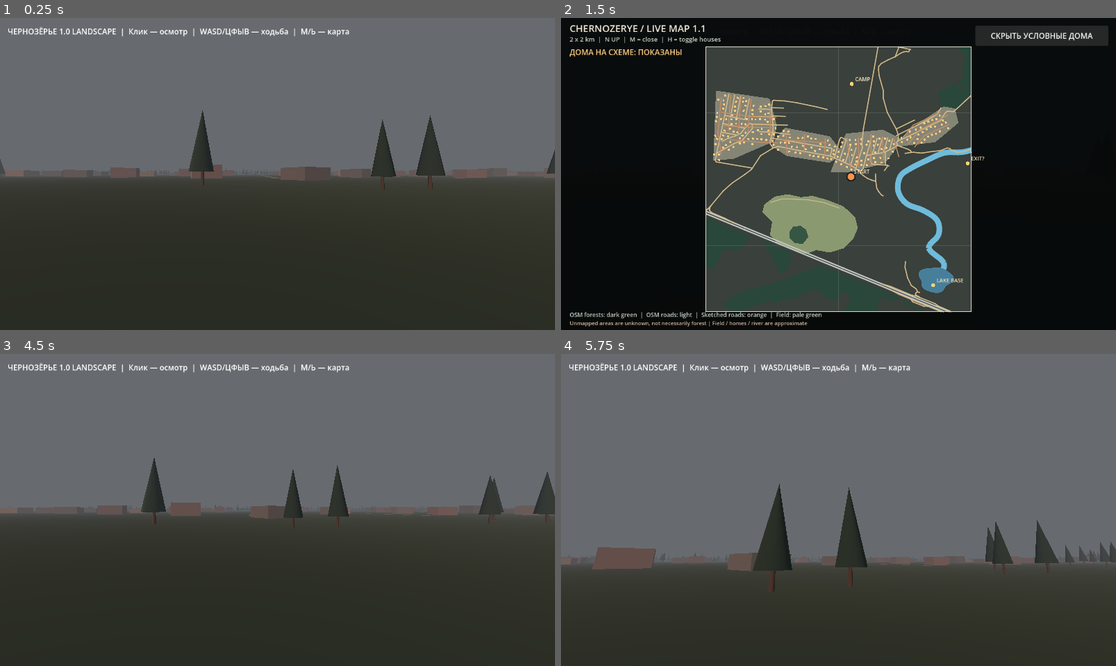
Above: before the commit, frames 1-4 (two rows, left to right).
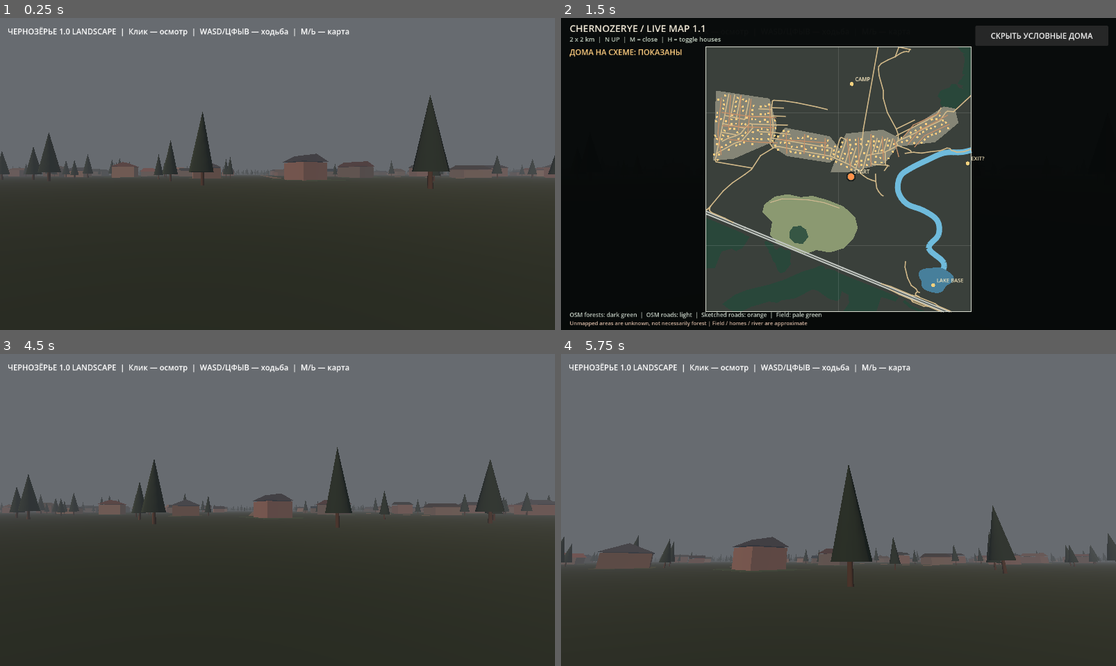
Above: after the commit, the same moments.

Repository: blacklambcult/chernozerye
Game: Godot game, scene res://main.tscn
Same seed, same stepped clock (60 frames per second), same inputs: the game is played once before the commit and once after it.
Inputs (mouse positions are in pixels of both pictures, inside the frame that each line leads up to):
- Up to frame 1 (0.25 s): no input
- Up to frame 2 (1.5 s): tap Enter at 0.5 s; move the mouse to (960, 158) at 0.52 s; hold D 0.53-1.25 s; tap M at 0.6 s; click (960, 158) at 0.67 s; tap Space at 0.77 s; click "ПОКАЗАТЬ УСЛОВНЫЕ ДОМА" at 1.25 s
- Up to frame 3 (4.5 s): click "СКРЫТЬ УСЛОВНЫЕ ДОМА" at 2 s; tap Space at 2.75, 3.02, 4.25 s; move the mouse to (166, 525) at 2.77 s; hold S 2.78-3.53 s; tap Shift at 2.85 s; tap Enter at 3.5 s; move the mouse to (333, 441) at 3.52 s; hold D 3.53-4.28 s; tap H at 3.6 s; move the mouse to (249, 572) at 4.27 s; hold W from 4.28 s (still down); tap M at 4.35 s; click (249, 572) at 4.42 s
- Up to frame 4 (5.75 s): keep holding W; tap Space at 4.52, 5.27 s; move the mouse to (877, 513) at 5.02 s; hold Shift from 5.03 s (still down)

The runs differ from the first frame. In frame 1, 2.8% of the frame differs, in the area x 0-100%, y 24-55%; in frame 2, 0.2%; in frame 3, 2.8%; in frame 4, 3.6%, in the area x 0-100%, y 35-74%.

Commit message:
feat: low-poly pitched roofs, garden plots, sheds and trees inside village streets

Diff:
--- a/godot/geography_v07.gd
+++ b/godot/geography_v07.gd
@@ -265,6 +265,50 @@
             path.append(Vector2(float(p[0]), float(p[1])))
         _draw_strip(path, 3.2, Color("#847a68"), 0.068)
 
+# Prototype roof geometry: an inexpensive pitched-roof silhouette, not an
+# individual real-world building reconstruction.
+func _create_pitched_roof(width: float, depth: float, wall_height: float, roof_tint: Color) -> MeshInstance3D:
+    var roof := MeshInstance3D.new()
+    var eave_x := width * 0.5 + 0.35
+    var eave_z := depth * 0.5 + 0.35
+    var y_low := wall_height * 0.5 + 0.20
+    var y_top := y_low + minf(2.2, width * 0.24)
+    var left_front := Vector3(-eave_x, y_low, -eave_z)
+    var left_back := Vector3(-eave_x, y_low, eave_z)
+    var right_front := Vector3(eave_x, y_low, -eave_z)
+    var right_back := Vector3(eave_x, y_low, eave_z)
+    var peak_front := Vector3(0.0, y_top, -eave_z)
+    var peak_back := Vector3(0.0, y_top, eave_z)
+    var vertices := PackedVector3Array([
+        left_front, peak_front, peak_back,
+        left_front, peak_back, left_back,
+        peak_front, right_front, right_back,
+        peak_front, right_back, peak_back,
+        left_front, right_front, peak_front,
+        left_back, peak_back, right_back
+    ])
+    var arrays := []
+    arrays.resize(Mesh.ARRAY_MAX)
+    arrays[Mesh.ARRAY_VERTEX] = vertices
+    var mesh := ArrayMesh.new()
+    mesh.add_surface_from_arrays(Mesh.PRIMITIVE_TRIANGLES, arrays)
+    roof.mesh = mesh
+    roof.material_override = _mat(roof_tint)
+    return roof
+
+func _add_dacha_yard(p: Vector2, yaw: float, size_factor: float, palette_index: int) -> void:
+    # A faint garden floor makes the housing strip read as separate plots.
+    # These plots have no collision and are entirely illustrative.
+    var patch := MeshInstance3D.new()
+    var patch_mesh := BoxMesh.new()
+    patch_mesh.size = Vector3(13.0 * size_factor, 0.018, 18.0 * size_factor)
+    patch.mesh = patch_mesh
+    patch.position = Vector3(p.x, 0.020, -p.y)
+    patch.rotation.y = yaw
+    var greens := [Color("#4b654c"), Color("#566649"), Color("#5d6a4b"), Color("#52624a")]
+    patch.material_override = _mat(greens[palette_index % greens.size()])
+    add_child(patch)
+
 func _draw_houses() -> void:
     # Provisional houses, not measured footprints. Fewer homes with breathing room,
     # spread across all street networks (instead of filling early roads first).
@@ -344,6 +388,23 @@
         ]
         house.material_override = _mat(palette[rng.randi_range(0, palette.size() - 1)])
         add_child(house)
+        # Individual garden pads and pitched roofs replace anonymous box-only silhouettes.
+        _add_dacha_yard(p, house.rotation.y, rng.randf_range(0.86, 1.14), accepted)
+        var roof_colors := [
+            Color("#784d43"), Color("#575f69"), Color("#80695c"),
+            Color("#6c4b47"), Color("#586774"), Color("#675e54")
+        ]
+        house.add_child(_create_pitched_roof(width, depth, height,
+            roof_colors[rng.randi_range(0, roof_colors.size() - 1)]))
+        if rng.randf() < 0.24:
+            # Small secondary outbuilding at a few properties, never every house.
+            var shed := MeshInstance3D.new()
+            var shed_mesh := BoxMesh.new()
+            shed_mesh.size = Vector3(2.5, 2.3, 3.6)
+            shed.mesh = shed_mesh
+            shed.position = Vector3(0.0, -height * 0.5 + 1.15, -depth * 0.5 - 4.6)
+            shed.material_override = _mat(Color("#69645b"))
+            house.add_child(shed)
         house_positions.append(p)
         house_footprints.append({
             "center": p,
@@ -352,7 +413,7 @@
             "angle": float(candidate["angle"])
         })
         accepted += 1
-    print("Чернозёрье 0.9: условных домов ", accepted, " (не реальные контуры зданий)")
+    print("Чернозёрье 1.2: условных домов с крышами ", accepted, " (пока не реальные контуры зданий)")
 
 func _draw_forests() -> void:
     # Populate forests outside housing, meadow, water and road envelopes.
@@ -363,6 +424,26 @@
         var island_p := Vector2(rng.randf_range(-374.0, -224.0), rng.randf_range(-495.0, -348.0))
         if _is_in_poly(island_p, meadow_island):
             positions.append(Vector3(island_p.x, 0.0, -island_p.y))
+    # Tree groups inside dacha gardens: the old broad settlement masks left
+    # the entire village unnaturally bare, unlike wooded rural neighbourhoods.
+    var yard_count := 0
+    for j in range(13000):
+        if yard_count >= 550:
+            break
+        var yard_p := Vector2(rng.randf_range(-960.0, 930.0), rng.randf_range(30.0, 720.0))
+        if not _is_housing(yard_p) or _is_water(yard_p):
+            continue
+        if _close_to_road(yard_p, 8.0):
+            continue
+        var too_close := false
+        for built in house_positions:
+            if built.distance_squared_to(yard_p) < 10.0 * 10.0:
+                too_close = true
+                break
+        if too_close:
+            continue
+        positions.append(Vector3(yard_p.x, 0.0, -yard_p.y))
+        yard_count += 1
     for i in range(42000):
         if positions.size() >= TREE_LIMIT:
             break
@@ -406,4 +487,4 @@
     crowns.multimesh = canopy
     crowns.material_override = _mat(Color("#273b30"))
     add_child(crowns)
-    print("Чернозёрье 0.7: деревьев ", positions.size())
+    print("Чернозёрье 1.2: деревьев ", positions.size(), " (садовых ", yard_count, ")")
